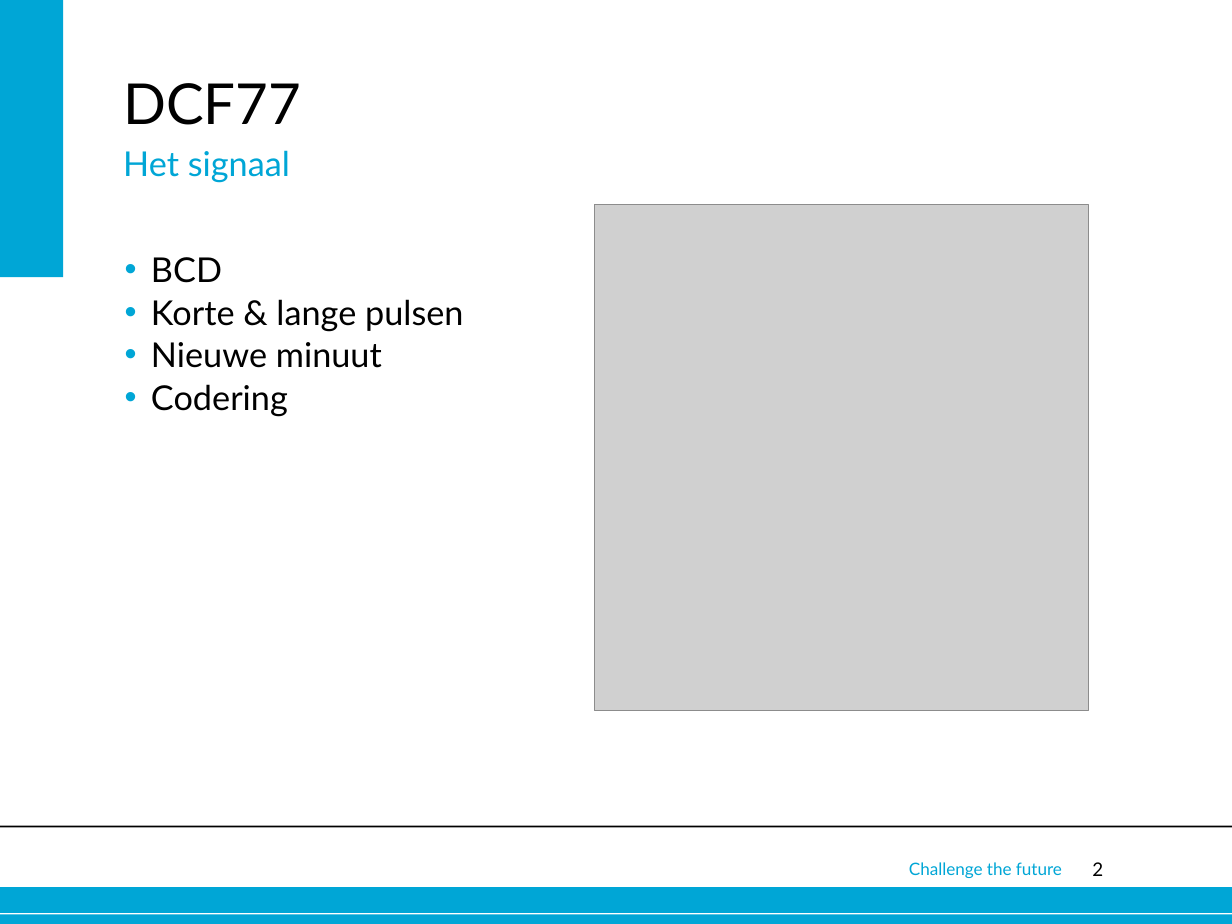
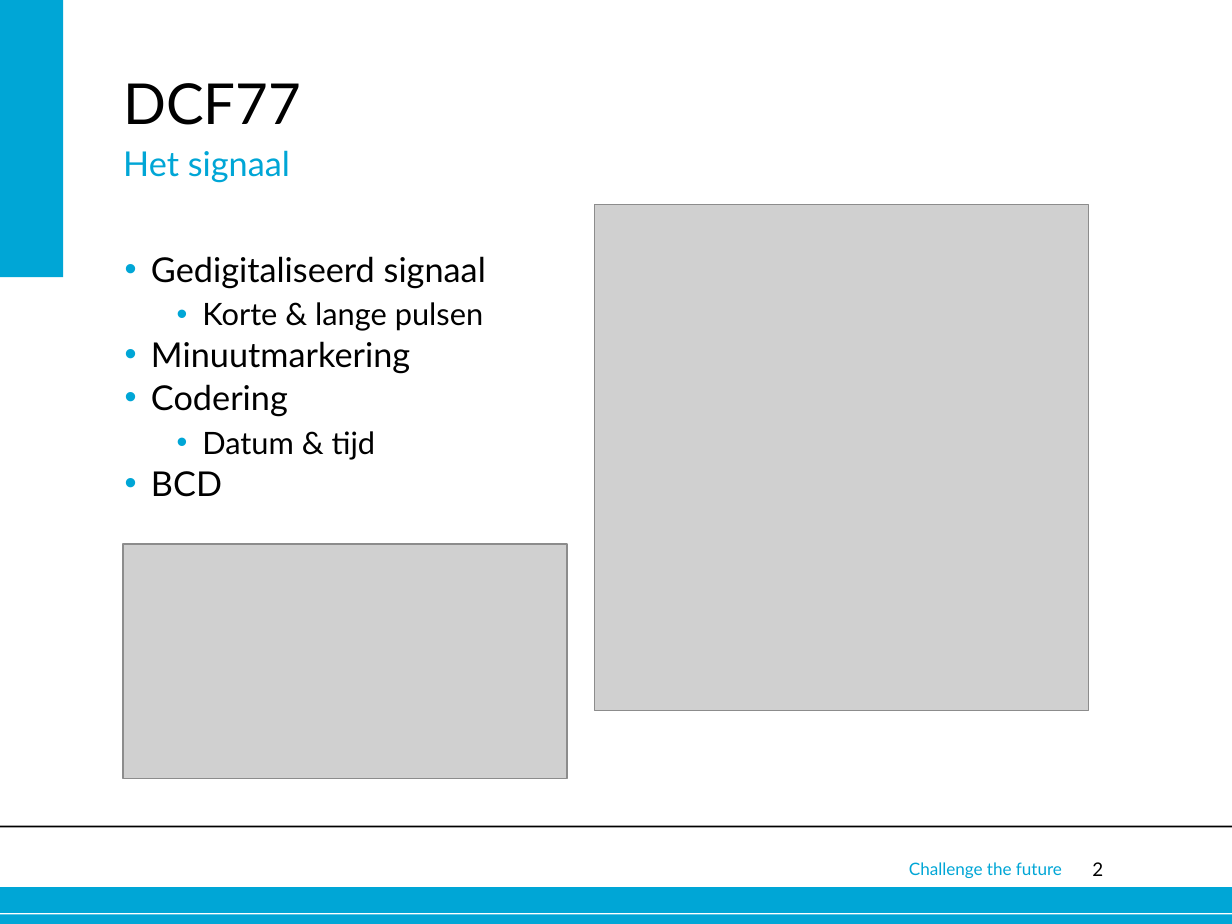
Before and after one commit to Alex-Oudsen/EPO-3, a slide deck: slide 2 of Presentatie/Presentatie - DCF deel.pptx. Drawn at 1232x924 pixels with LibreOffice and Linux fonts; fonts in the diff are those of the drawing; grey boxes stand for pictures; background and template pictures are left out. Boxes give left, top, right and bottom in pixels: in the first picture for what was removed or moved away, otherwise in the second. Text is boxed around its words. In the diff, an @@ line names an element or a change of style, - is before the commit and + after.

```diff
--- a/Presentatie/Presentatie - DCF deel.pptx
+++ b/Presentatie/Presentatie - DCF deel.pptx
@@ text at [151,256,486,460]: paragraphs added @@
+• Gedigitaliseerd signaal
+  • Korte & lange pulsen
+• Minuutmarkering
+• Codering
+  • Datum & tijd
@@ text at [151,299,463,417]: paragraphs removed @@
-• Korte & lange pulsen
-• Nieuwe minuut
-• Codering
@@ picture added at [123,545,567,780] @@
```
Also in this commit, not shown: 2 other slides changed, 1 other file.
